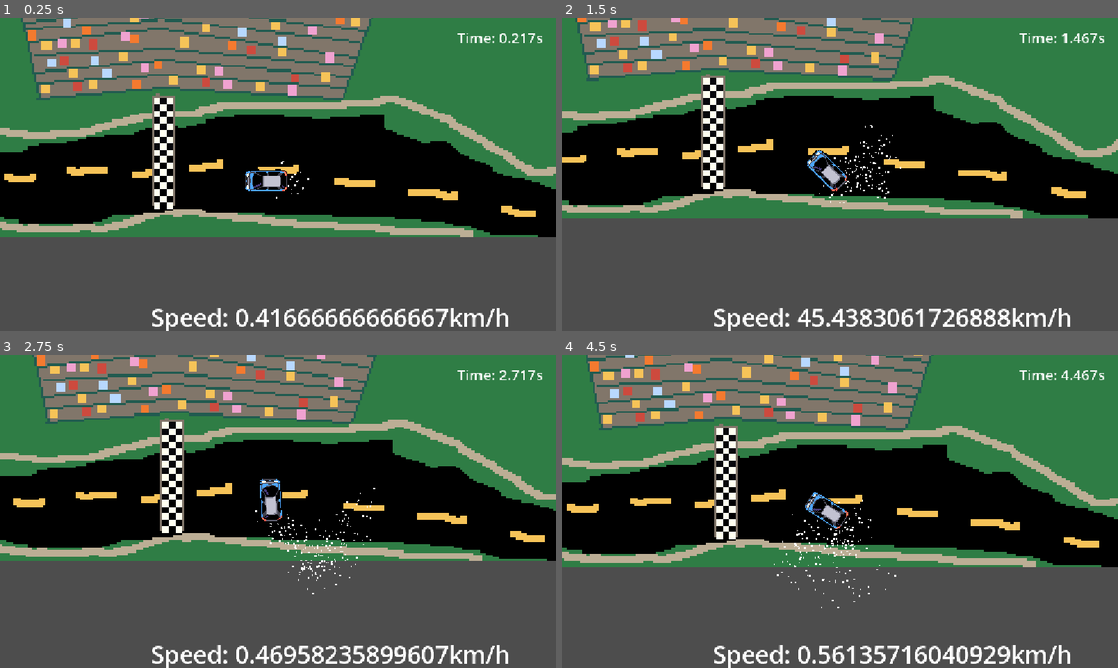
Above: before the commit, frames 1-4 (two rows, left to right).
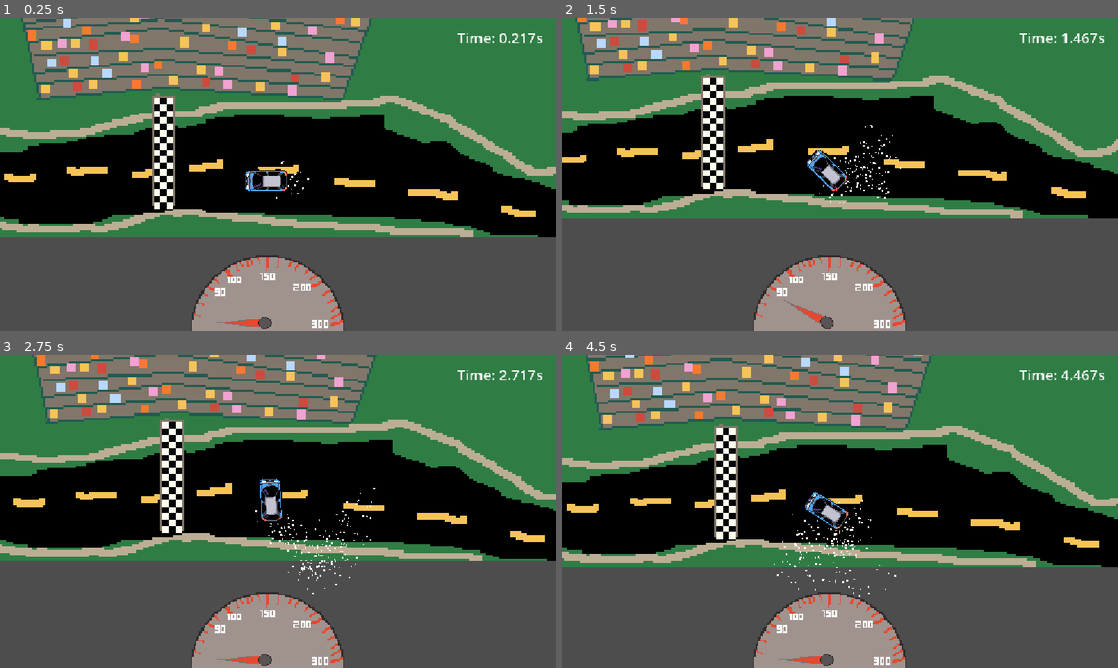
Above: after the commit, the same moments.

Repository: siryanni/bouncy-racing
Game: Godot game, scene res://scene.tscn
Two runs of this game, one before a commit and one after it. Both use one fixed random seed, a clock stepped at 60 frames per second and the inputs below.
Inputs:
- Up to frame 1 (0.25 s): no input
- Up to frame 2 (1.5 s): hold Right (ui_right) 0.53-1.28 s; hold Down (ui_down) from 1.28 s (still down)
- Up to frame 3 (2.75 s): release Down (ui_down) at 2.03 s; hold Right (ui_right) from 2.03 s (still down)
- Up to frame 4 (4.5 s): release Right (ui_right) at 2.78 s; hold Up (ui_up) 2.78-3.53 s; hold Left (ui_left) from 3.53 s (still down)

The runs differ from the first frame. In frame 1, 6.2% of the frame differs, in the area x 27-92%, y 75-100%; in frame 2, 6.2%; in frame 3, 6.2%; in frame 4, 6.2%.

Commit message:
Added speedometer needle movment

Diff:
--- a/bouncy-racing/bouncy-racing/character_body_2d.gd
+++ b/bouncy-racing/bouncy-racing/character_body_2d.gd
@@ -1,9 +1,13 @@
 extends CharacterBody2D
 @onready var timerLabel = $"../CanvasLayer/Timer"
 @onready var speedometerLabel = $"../CanvasLayer/speedometer"
+@onready var speedometerNeedle = $"../CanvasLayer/speedometeNeedleSprite"
 @onready var resetTime=0;
 const CollisionFricionConstant=0.5 # if 1 then no friction is added, the velocity says the same, if 0 all velocity is removed
 const vPixSecToVKmHConstant = 1.0/3.0
+
+func speedToNeedleRotation(speed: float)->float:
+	return ((0.6)*speed)-90
 
 func getTimeMs() -> float:
 	return  Time.get_ticks_msec();
@@ -17,7 +21,15 @@
 func _physics_process(delta: float) -> void:
 
 	#log
-	print("Processing tick:\n global_position:"+str(global_position)+"\n velocity:"+str(velocity)+"\n rotation:"+str(rotation_degrees)+"\n Time in ticks ms:"+str(getTimeMs()))
+	print("Processing tick:"+
+	"\n global_position:"+str(global_position)+
+	"\n velocity:"+str(velocity)+
+	"\n rotation:"+str(rotation_degrees)+
+	"\n Time in ticks ms:"+str(getTimeMs())+
+	"\n Speed:"+str(getVelocityinKmH()))
+
+	#rotate speedometer needle
+	speedometerNeedle.rotation_degrees=speedToNeedleRotation(getVelocityinKmH())
 
 	#labels
 	timerLabel.text="Time: "+str((getTimeMs()-resetTime)/1000)+"s";
--- a/bouncy-racing/bouncy-racing/scene.tscn
+++ b/bouncy-racing/bouncy-racing/scene.tscn
@@ -5,6 +5,8 @@
 [ext_resource type="Texture2D" uid="uid://dgccdpcgjvleq" path="res://car-sprite.png" id="3_u3cyc"]
 [ext_resource type="PackedScene" uid="uid://c0a00yjdhty4m" path="res://boundaries.tscn" id="4_u3cyc"]
 [ext_resource type="PackedScene" uid="uid://ddxcnwvqp7dld" path="res://Boundaries_Aussen.tscn" id="5_m7jmp"]
+[ext_resource type="Texture2D" uid="uid://clhfs1u5weelr" path="res://tacho_bg.png" id="6_y2354"]
+[ext_resource type="Texture2D" uid="uid://c2bx101kfg8vf" path="res://tacho_nadel.png" id="7_ni31j"]
 
 [sub_resource type="RectangleShape2D" id="RectangleShape2D_3fch8"]
 size = Vector2(29, 14.25)
@@ -72,6 +74,7 @@
 text = "TIME"
 
 [node name="speedometer" type="Label" parent="CanvasLayer" unique_id=1526713663]
+visible = false
 offset_left = 313.0
 offset_top = 585.0
 offset_right = 494.0
@@ -79,6 +82,16 @@
 theme_override_font_sizes/font_size = 50
 text = "SPEED"
 
+[node name="speedometerSprite" type="Sprite2D" parent="CanvasLayer" unique_id=235870490]
+position = Vector2(560, 455)
+texture = ExtResource("6_y2354")
+
+[node name="speedometeNeedleSprite" type="Sprite2D" parent="CanvasLayer" unique_id=1447167135]
+position = Vector2(550, 632)
+scale = Vector2(0.41210938, 0.484375)
+texture = ExtResource("7_ni31j")
+offset = Vector2(7.279663, -92.9032)
+
 [connection signal="area_entered" from="Boundaries" to="CarCharacter" method="_on_boundaries_area_entered"]
 [connection signal="area_entered" from="Boundaries2" to="CarCharacter" method="_on_area_2d_area_entered"]
 [connection signal="area_entered" from="GoalArea" to="CarCharacter" method="_on_goal_area_area_entered"]
